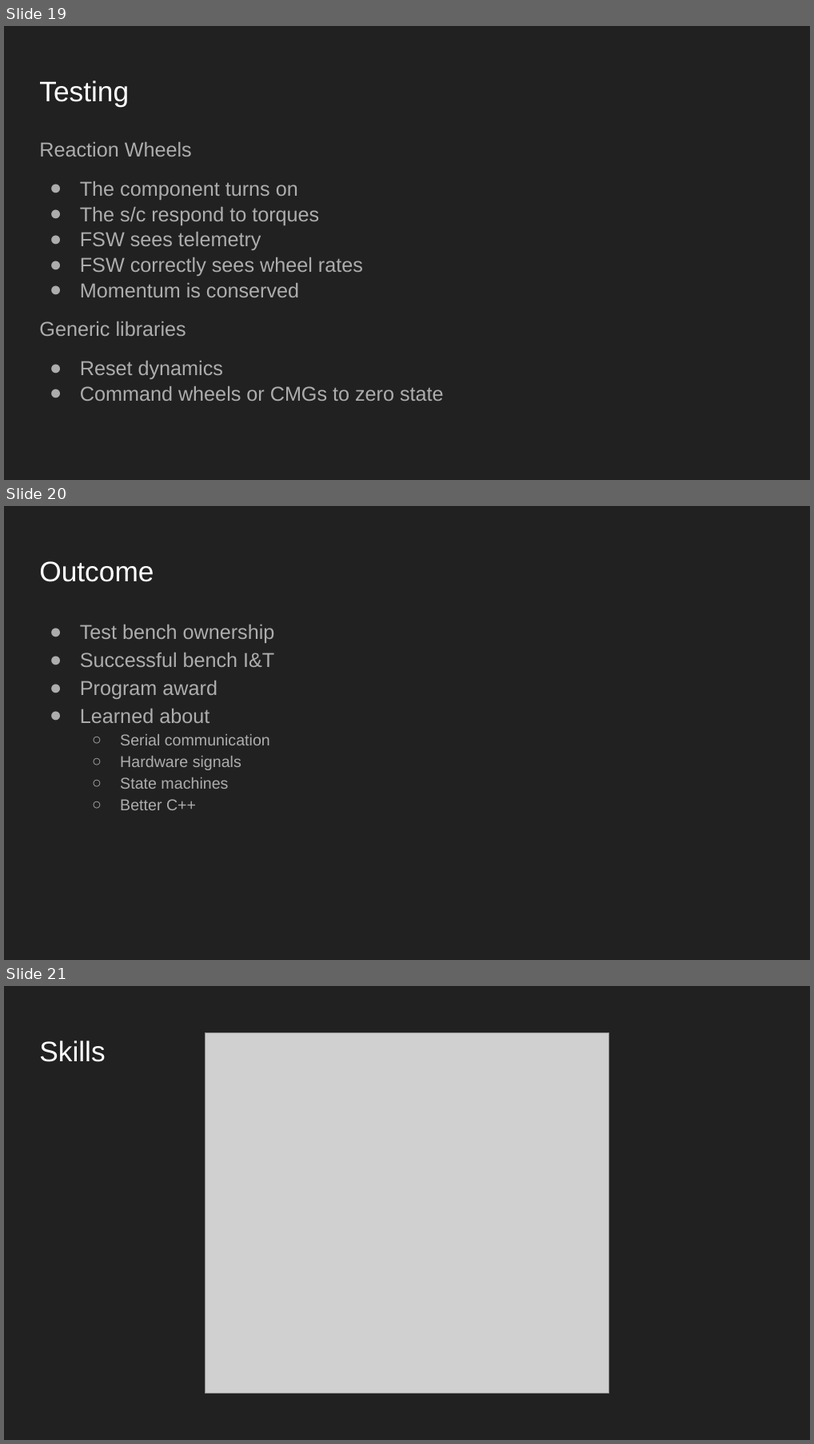
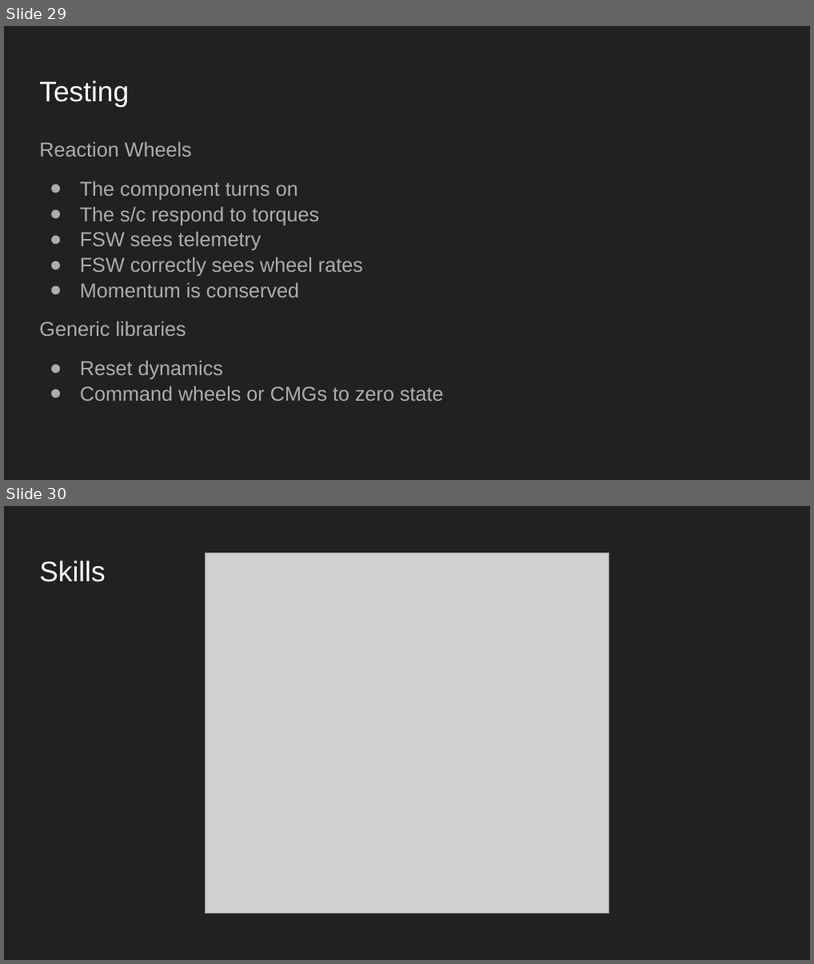
Before and after one commit to amalatak/Notes, a slide deck: Job Presentation-2.pptx. Shown one above the other, each under a label of ours: slides 19, 20 and 21 before the commit, slides 29 and 30 after it. The pictures are 814x1444 and 814x964 pixels, drawn with LibreOffice and Linux fonts; fonts in the diff are those of the drawing; grey boxes stand for pictures. Boxes give left, top, right and bottom in pixels: in the first picture for what was removed or moved away, otherwise in the second. Text is boxed around its words. In the diff, an @@ line names an element or a change of style, - is before the commit and + after.

```diff
--- a/Job Presentation-2.pptx
+++ b/Job Presentation-2.pptx
@@ slide 20 removed at box(4, 506, 810, 960), background #212121 @@
@@ title removed at box(39, 561, 154, 582) @@
-Outcome
@@ text removed at box(80, 624, 275, 810) @@
-● Test bench ownership
-● Successful bench I&T
-● Program award
-● Learned about
-  ○ Serial communication
-  ○ Hardware signals
-  ○ State machines
-  ○ Better C++
@@ what was slide 19 is now slide 29 @@
@@ what was slide 21 is now slide 30 @@
```
Also in this commit, not shown: 3 slides changed, 11 slides added, 11 other slides removed.
